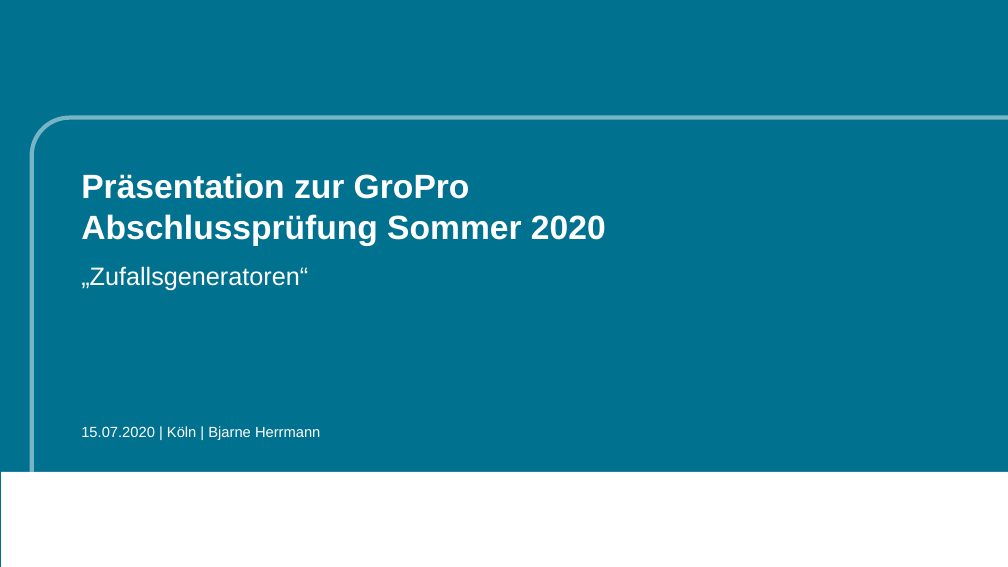
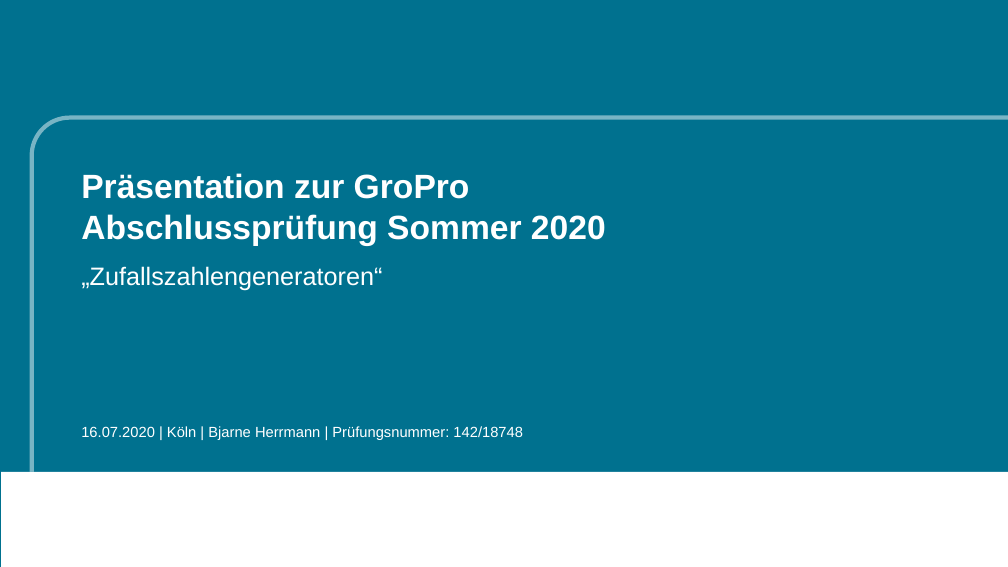
Before and after one commit to Facemirrored/go-pro-pruefung, a slide deck: slide 1 of data/documents/IHK_Präsentation.pptx. Drawn at 1008x567 pixels with LibreOffice and Linux fonts; fonts in the diff are those of the drawing; background and template pictures are left out. Boxes give left, top, right and bottom in pixels: in the first picture for what was removed or moved away, otherwise in the second. Text is boxed around its words. In the diff, an @@ line names an element or a change of style, - is before the commit and + after.

```diff
--- a/data/documents/IHK_Präsentation.pptx
+++ b/data/documents/IHK_Präsentation.pptx
@@ subtitle at (x1=81, y1=266, x2=382, y2=290): text changed @@
-„Zufallsgeneratoren“
+„Zufallszahlengeneratoren“
@@ text at (x1=81, y1=426, x2=523, y2=440): text changed @@
-15.07.2020 | Köln | Bjarne Herrmann
+16.07.2020 | Köln | Bjarne Herrmann | Prüfungsnummer: 142/18748
```
Also in this commit, not shown: 13 other slides changed, 3 slides added, 1 slide removed, 1 other file.
